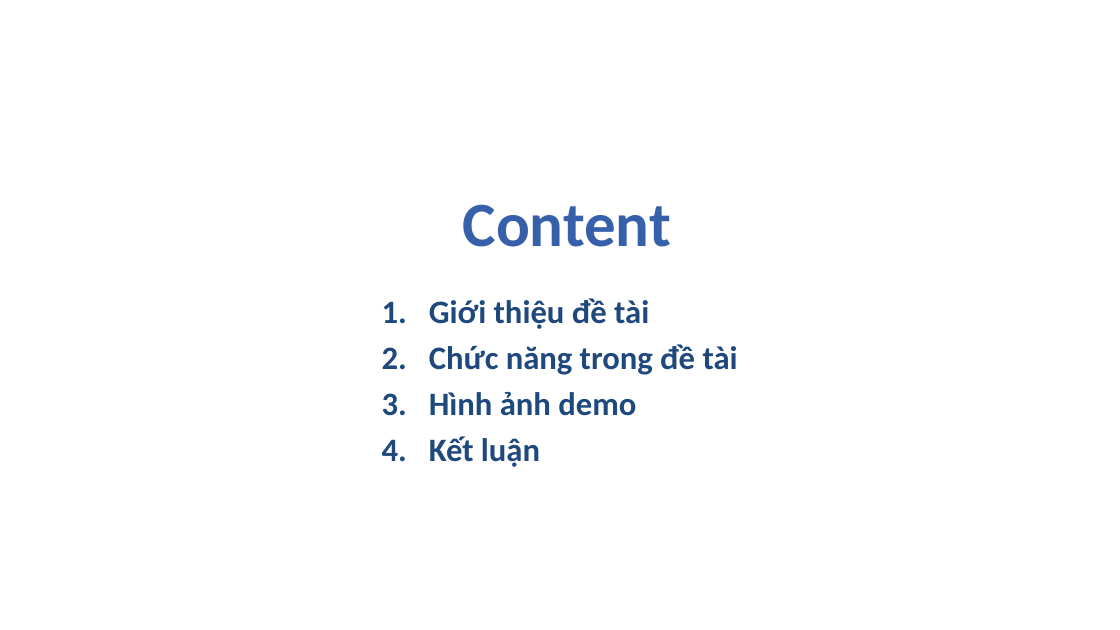
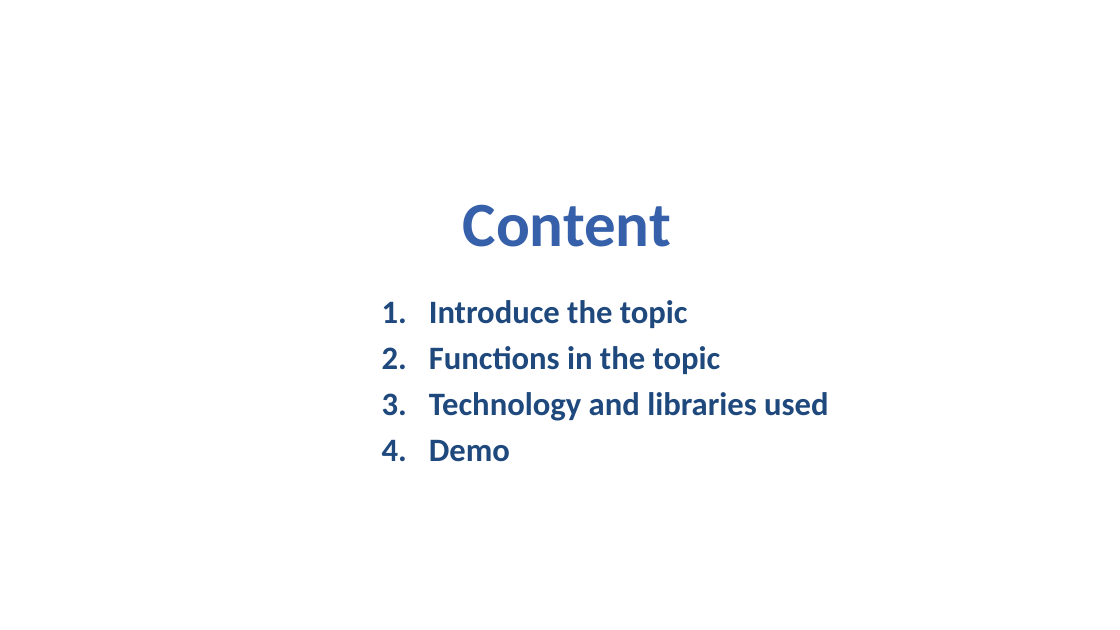
Before and after one commit to hthieu2002/CrowdFunding_3.0_BlockChain, a slide deck: slide 2 of Slide_BlockChain_CrowdFunding_Web3.pptx. Drawn at 1120x630 pixels with LibreOffice and Linux fonts; fonts in the diff are those of the drawing; background and template pictures are left out. Boxes give left, top, right and bottom in pixels: in the first picture for what was removed or moved away, otherwise in the second. Text is boxed around its words. In the diff, an @@ line names an element or a change of style, - is before the commit and + after.

```diff
--- a/Slide_BlockChain_CrowdFunding_Web3.pptx
+++ b/Slide_BlockChain_CrowdFunding_Web3.pptx
@@ subtitle at (429,300,828,462): text changed @@
-1. Giới thiệu đề tài
-2. Chức năng trong đề tài
-3. Hình ảnh demo
-4. Kết luận
+1. Introduce the topic
+2. Functions in the topic
+3. Technology and libraries used
+4. Demo
```
Also in this commit, not shown: 5 slides added, 7 slides removed.
